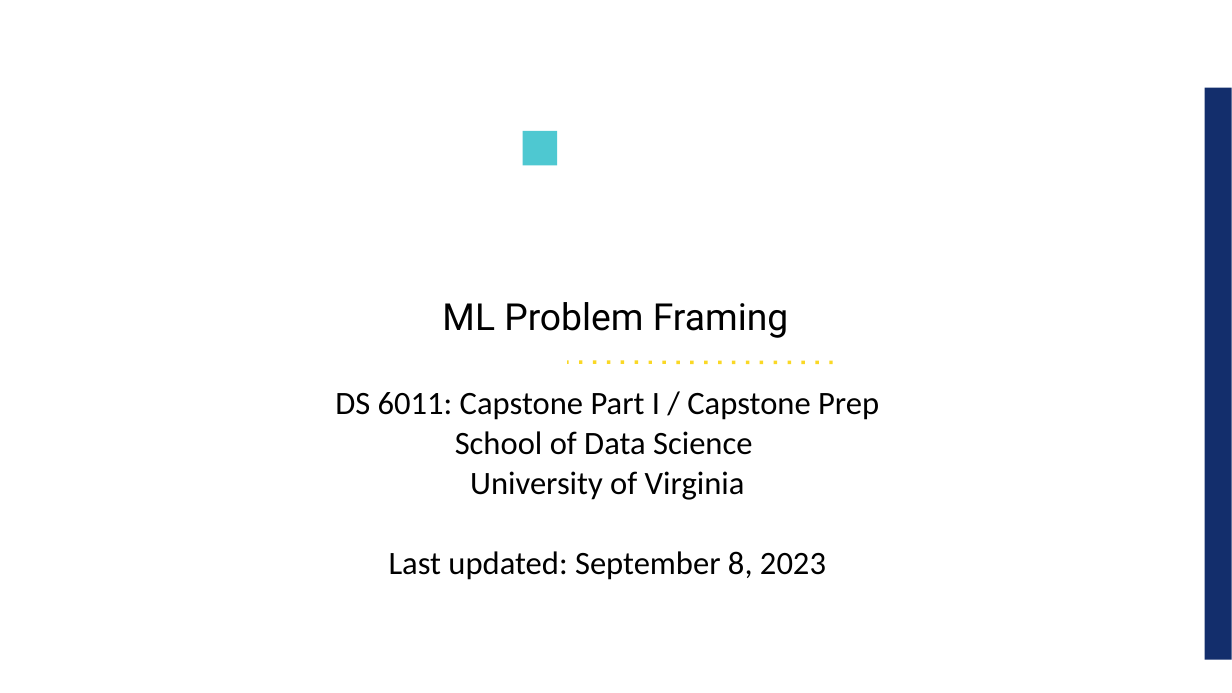
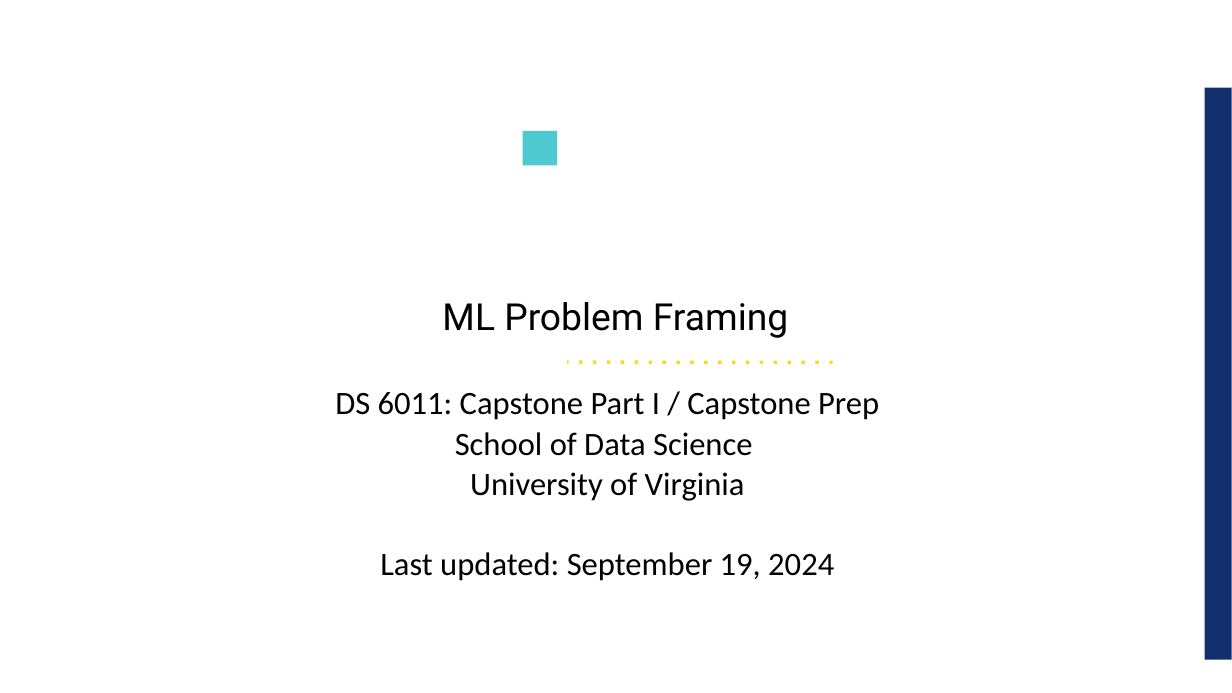
Before and after one commit to UVADS/ds6011, a slide deck: slide 1 of 04_ml_problem_framing.ppt. Drawn at 1232x693 pixels with LibreOffice and Linux fonts; fonts in the diff are those of the drawing; background and template pictures are left out. Boxes give left, top, right and bottom in pixels: in the first picture for what was removed or moved away, otherwise in the second. Text is boxed around its words. In the diff, an @@ line names an element or a change of style, - is before the commit and + after.

Commit message:
fixed typo in ml problem framing

```diff
--- a/04_ml_problem_framing.ppt
+++ b/04_ml_problem_framing.ppt
@@ text at <box>380,552,834,581</box>: text changed @@
-Last updated: September 8, 2023
+Last updated: September 19, 2024
```
Also in this commit, not shown: 3 other slides changed, 1 other file.
